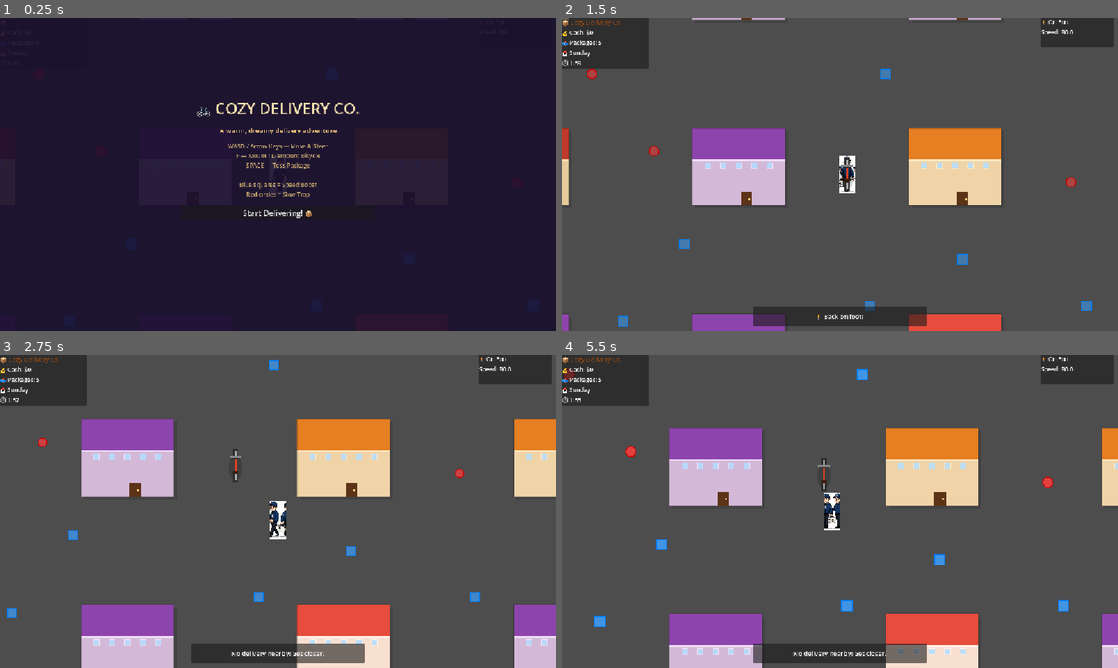
Above: before the commit, frames 1-4 (two rows, left to right).
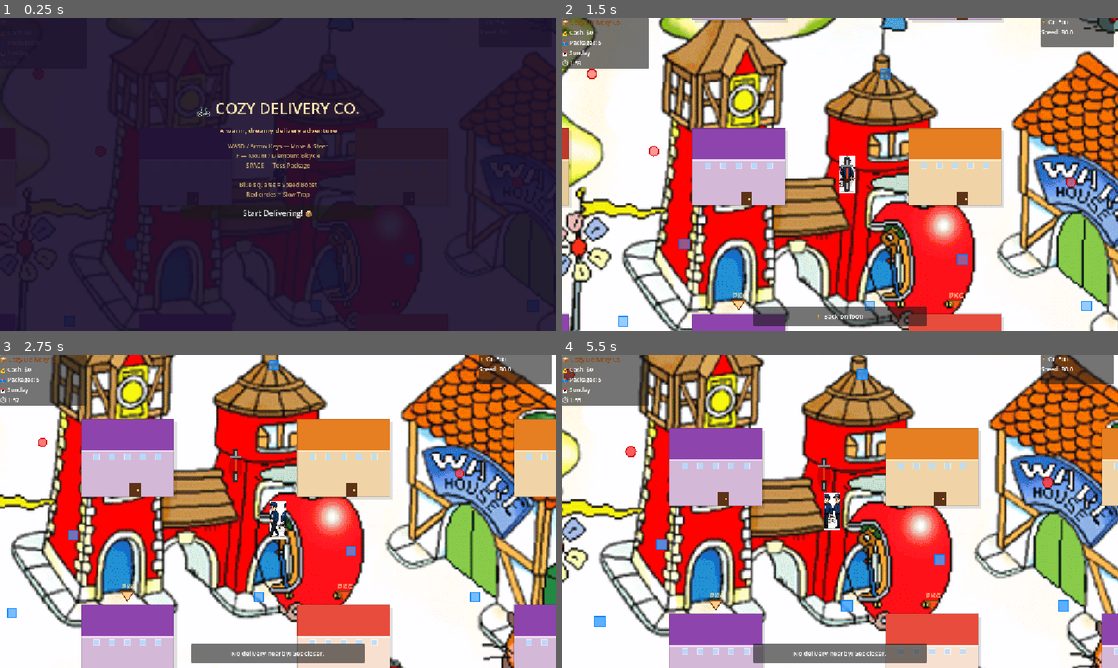
Above: after the commit, the same moments.

Repository: cursemonkey/specialdelivery
Game: Godot game, scene res://scenes/Main.tscn
Same seed, same stepped clock (60 frames per second), same inputs: the game is played once before the commit and once after it.
Inputs:
- Up to frame 1 (0.25 s): no input
- Up to frame 2 (1.5 s): click "Start Delivering! 📦" at 0.5 s; tap F (mount_bike) at 1.25 s; hold D (move_right) from 1.28 s (still down); hold F (mount_bike) from 1.28 s (still down)
- Up to frame 3 (2.75 s): release D (move_right) at 2.03 s; release F (mount_bike) at 2.03 s; hold S (move_down) from 2.03 s (still down); tap Space (throw_package) at 2.1 s
- Up to frame 4 (5.5 s): release S (move_down) at 2.78 s; hold D (move_right) 2.78-3.53 s; hold F (mount_bike) 2.78-3.53 s; hold W (move_up) 3.53-4.28 s; tap Space (throw_package) at 3.6, 5.1 s; hold F (mount_bike) 4.28-5.03 s; hold A (move_left) from 4.28 s (still down)

The runs differ from the first frame. In frame 2, 86% of the frame differs, in the area x 0-100%, y 0-100%; in frame 3, 78%; in frame 4, 81%.

Commit message:
Added a map

Diff:
--- a/scenes/Main.tscn
+++ b/scenes/Main.tscn
@@ -1,15 +1,39 @@
 [gd_scene format=3 uid="uid://main"]
 
 [ext_resource type="Script" uid="uid://bkmtelsev87pm" path="res://scripts/Main.gd" id="1"]
+[ext_resource type="Script" path="res://scripts/ArtBuilding.gd" id="6"]
 [ext_resource type="PackedScene" uid="uid://worldgen" path="res://scenes/WorldGenerator.tscn" id="2"]
+[ext_resource type="Texture2D" uid="uid://dn1tk2ih2a47u" path="res://assets/Backgrounds/IMG_2254.PNG" id="2_c01mt"]
 [ext_resource type="PackedScene" uid="uid://player" path="res://scenes/Player.tscn" id="3"]
 [ext_resource type="PackedScene" uid="uid://hud" path="res://scenes/HUD.tscn" id="4"]
 [ext_resource type="PackedScene" uid="uid://titlescreen" path="res://scenes/TitleScreen.tscn" id="5"]
+
+[sub_resource type="ConvexPolygonShape2D" id="ConvexPolygonShape2D_c01mt"]
+points = PackedVector2Array(36.980545, 29.043823, 0, 0, 0, 0)
 
 [node name="Main" type="Node2D" unique_id=5593507 groups=["main"]]
 script = ExtResource("1")
 
 [node name="CanvasModulate" type="CanvasModulate" parent="." unique_id=-447676240]
+
+[node name="Background" type="Sprite2D" parent="." unique_id=294716201]
+position = Vector2(1.9999995, 4.999998)
+scale = Vector2(0.8923611, 0.9296296)
+texture = ExtResource("2_c01mt")
+centered = false
+
+[node name="StaticBody2D Buildings" type="StaticBody2D" parent="Background" unique_id=319498116]
+
+[node name="CollisionShape2D" type="CollisionShape2D" parent="Background/StaticBody2D Buildings" unique_id=2125402296]
+position = Vector2(171.45525, 93.585655)
+shape = SubResource("ConvexPolygonShape2D_c01mt")
+
+[node name="CollisionPolygon2D_Building1" type="CollisionPolygon2D" parent="Background/StaticBody2D Buildings" unique_id=888179834]
+polygon = PackedVector2Array(84.04669, 41.952194, 226.36575, 3.2270937, 277.9144, 87.13147, 267.8288, 175.33865, 127.75098, 207.60956, 51.548634, 169.96016, 51.548634, 89.28287)
+
+[node name="Building1" type="Node2D" parent="." unique_id=748293015]
+script = ExtResource("6")
+position = Vector2(116, 198)
 
 [node name="WorldGenerator" parent="." unique_id=2012542759 instance=ExtResource("2")]
 
--- /dev/null
+++ b/scripts/ArtBuilding.gd
@@ -0,0 +1,52 @@
+extends Node2D
+## Marks a hand-drawn building as a delivery target.
+## Place this node at the building's door position in the scene.
+## It will automatically register itself with the delivery system.
+
+const EARN_MIN := 10
+const EARN_MAX := 25
+
+var is_target     := false
+var is_delivered  := false
+var door_position : Vector2
+
+signal delivered(building: Node2D, cash_earned: int)
+
+func _ready() -> void:
+	door_position = global_position
+	add_to_group("art_building")
+
+func mark_as_target() -> void:
+	is_target    = true
+	is_delivered = false
+
+func clear_target() -> void:
+	is_target    = false
+	is_delivered = false
+
+func receive_package(_from_pos: Vector2) -> void:
+	if is_delivered:
+		return
+	is_delivered = true
+	is_target    = false
+	var earned   := EARN_MIN + randi() % (EARN_MAX - EARN_MIN + 1)
+	GameManager.on_delivery_complete(earned)
+	GameManager.show_message("📦 Delivered! +$%d" % earned)
+	_spawn_stars()
+
+func _spawn_stars() -> void:
+	var p := CPUParticles2D.new()
+	add_child(p)
+	p.amount               = 12
+	p.lifetime             = 0.7
+	p.one_shot             = true
+	p.explosiveness        = 0.95
+	p.spread               = 180
+	p.initial_velocity_min = 40
+	p.initial_velocity_max = 80
+	p.gravity              = Vector2(0, 120)
+	p.scale_amount_min     = 2
+	p.scale_amount_max     = 4
+	p.color                = Color("#f8d080")
+	p.emitting             = true
+	get_tree().create_timer(1.2).timeout.connect(p.queue_free)
--- a/scripts/Main.gd
+++ b/scripts/Main.gd
@@ -41,7 +41,36 @@
 	GameManager.all_delivered.connect(_on_all_delivered)
 	GameManager.reset()
 
+	_remove_buildings_under_art()
+
 	title.show_title()
+
+func _remove_buildings_under_art() -> void:
+	var poly_node := get_node_or_null(
+		"Background/StaticBody2D Buildings/CollisionPolygon2D_Building1"
+	) as CollisionPolygon2D
+	if poly_node == null:
+		return
+
+	# Transform polygon points into world space
+	var world_poly := PackedVector2Array()
+	for pt in poly_node.polygon:
+		world_poly.append(poly_node.to_global(pt))
+
+	var to_remove : Array = []
+	for bldg in world.buildings:
+		var bldg_poly := PackedVector2Array([
+			bldg.global_position,
+			bldg.global_position + Vector2(bldg.tile_width * TILE, 0),
+			bldg.global_position + Vector2(bldg.tile_width * TILE, bldg.tile_height * TILE),
+			bldg.global_position + Vector2(0, bldg.tile_height * TILE),
+		])
+		if not Geometry2D.intersect_polygons(world_poly, bldg_poly).is_empty():
+			to_remove.append(bldg)
+
+	for bldg in to_remove:
+		world.buildings.erase(bldg)
+		bldg.queue_free()
 
 func _unhandled_input(event: InputEvent) -> void:
 	if event.is_action_pressed("ui_cancel"):
--- a/scripts/WorldGenerator.gd
+++ b/scripts/WorldGenerator.gd
@@ -235,11 +235,14 @@
 func select_targets(count: int = 5) -> Array:
 	for b in buildings:
 		b.clear_target()
+	for ab in get_tree().get_nodes_in_group("art_building"):
+		ab.clear_target()
 
 	var candidates := buildings.filter(
 		func(b): return b.building_type == Building.BuildingType.HOUSE \
 					 or b.building_type == Building.BuildingType.MANSION
 	)
+	candidates.append_array(get_tree().get_nodes_in_group("art_building"))
 	candidates.shuffle()
 	var chosen := candidates.slice(0, min(count, candidates.size()))
 	for b in chosen:
@@ -249,6 +252,8 @@
 func clear_targets() -> void:
 	for b in buildings:
 		b.clear_target()
+	for ab in get_tree().get_nodes_in_group("art_building"):
+		ab.clear_target()
 
 # ── Package throwing (called from Player) ──────────────────
 func spawn_package(from: Vector2, to: Vector2, target: Node2D) -> void:
Not shown, added: assets/Backgrounds/CityMap.png.import
Binary file added: assets/Backgrounds/IMG_2254.PNG
Not shown, added: assets/Backgrounds/IMG_2254.PNG.import
Not shown, added: scripts/ArtBuilding.gd.uid
Not shown, added: assets/Backgrounds/CityMap.png
Not shown, added: assets/Backgrounds/scan0004.pdf
